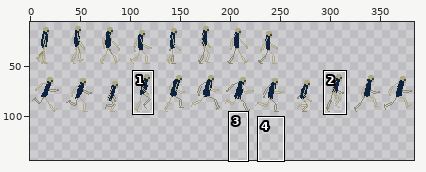
Sprite sheet: Assets/ShrinesAndGraves/Textures/skelly anim.png. Above, an overview of the earlier version with the close-up marked.
Close-up. Before the edit:
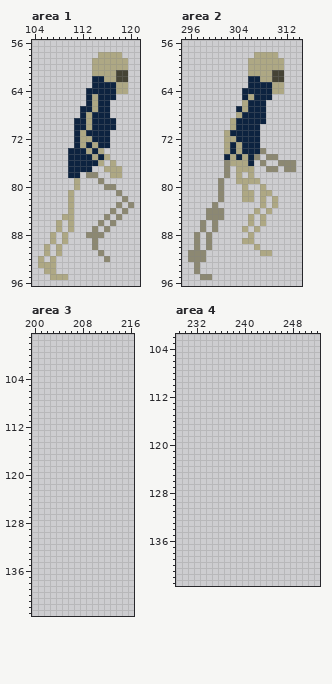
The file is 384x144 pixels. Shown: area 1: x 104..121, y 56..96; area 2: x 295..314, y 56..96; area 3: x 200..216, y 97..143; area 4: x 229..252, y 102..143. The wide view leaves out empty margins. The commit also changed other parts of the picture, which this record leaves out.
Once edited:
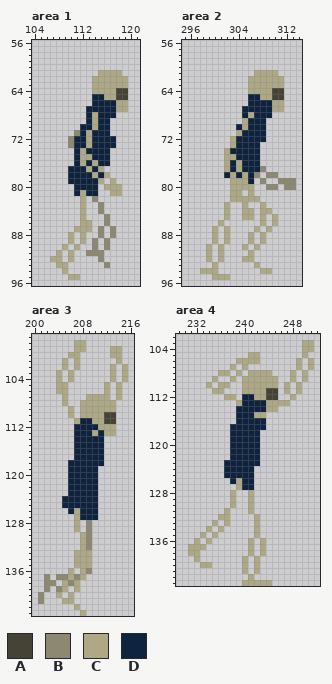
Palette (. is transparent): A #454335  B #8c8872  C #aea884  D #0d2340
The exact change:
Changed rows in their new state; - is an unchanged pixel.
Area 1:
first column x 105:
58 ----------....--
59 ---------......-
60 ---------......-
61 ---------.---C.-
62 ---------CC--CC-
63 ---------CCCC---
64 --------.CCCCAA-
65 --------.D-CCAA-
66 --------.D--DCC-
67 -------.-D--DCC-
68 -------.DC--D---
69 ------..DC--.---
70 ------.-DC--.---
71 ------BDC-------
72 -----B-D----D---
73 -----B-DCD--D---
74 -----.-CD-DD----
75 -----.-CCD-D----
76 -----.-C-CDD.---
77 --------CDC...--
78 -------DDCDC..--
79 -----DDDDDC-C---
80 ------DDDD-CCC--
81 -----.DCDD--CC--
82 -----.-C-B----.-
83 -----.-C--B--.-.
84 -----.-C--B-.-.-
85 ----..-C-----.--
86 ---.-.-CC-.B.---
87 ---.-.CCC.B.B---
88 --.-.C-C..--B---
89 --.-.C-C---B----
90 -.-.C-C----B----
91 -.---C--BB------
92 .--C-C----B.----
93 ...CC------B----
94 -..-C-----------
95 --...CC---------
Area 2:
first column x 296:
58 -----------....---
59 ----------......--
60 ----------......--
61 ----------.---C.--
62 ----------CC--CC--
63 ----------CCCC----
64 ---------.CCCCAA--
65 ---------.D-CCAA--
66 ---------.---DCC--
67 --------.D---DCC--
68 --------.-C--D----
69 -------..C--------
70 -------.-C--D-----
71 ------..C---D-----
72 ------.-----D-----
73 ------.CD---------
74 --------D---.-----
75 ------C--D-D-..---
76 ------CD-D-D.--...
77 ------CD-DDDB..-..
78 ------DCDCDB-BB---
79 -----.-C--D.B--BBB
80 -----.-CC-C-.BB-BB
81 -----.-CC.--..----
82 -----.-CC--C.-.---
83 ----.-C--C----.---
84 ---...C--CC.C-----
85 ---...C--C----C---
86 --.-.C----.---C---
87 --.-C-C--.---C----
88 -.-.C-C-----C-----
89 -.-.C-C--.--C-----
90 -.-C-C---C--------
91 ...C-C----C-..----
92 ...C-C---CC-------
93 -.--C------C------
94 -.CCC-------CC----
95 --..CCC-----------
Area 3:
first column x 201:
 98 ------CC-------
 99 ------CC----CC-
100 -----CC-----CC-
101 ----C-C------C-
102 ----C-C-----C-C
103 ---C-C------C-C
104 ---C-C------C-C
105 ---CC------C-C-
106 ---CC------C-C-
107 ----C---CCCC-C-
108 ----C--CCCCCC--
109 -----C-CCCCCC--
110 -----C-CCCCAA--
111 ------CDDCCAA--
112 ------DDDDCCC--
113 ------DDDCDCC--
114 ------DDDDD----
115 ------DDDDD----
116 ------DDDDD----
117 ------DDDDD----
118 -----DDDDDD----
119 -----DDDDD-----
120 -----DDDDD-----
121 -----DDDDD-----
122 -----DDDDD-----
123 -----DDDDD-----
124 ----DDDDDD-----
125 ----DDDDDD-----
126 -----DCDDD-----
127 ------CDDD-----
128 ------C-B------
129 ------C-B------
130 -------CB------
131 -------CB------
132 -------CB------
133 ------CCC------
134 ------CCC------
135 ------CCC------
136 -----C-CB------
137 -B-BBCBC-------
138 -BB-CBC--------
139 -B-BC-C--------
140 B--C-C---------
141 B---CC---------
142 ------C--------
143 -------C-------
Area 4:
first column x 231:
103 -------------------CC
104 -------------------CC
105 ----------CC-------C-
106 --------CCCC------C-C
107 -------C-C--------C-C
108 -----CC-C-CCCC---C-C-
109 ----C--C-CCCCCC--C-C-
110 ---C-CC--CCCCCC-C-C--
111 ----CC---CCCCAA-C-C--
112 ------CC-DDCCAA--C---
113 --------CDDDDCCCC----
114 --------DDDDDCC------
115 --------DDDCC--------
116 --------DDDDD--------
117 -------DDDDDD--------
118 -------DDDDD---------
119 -------DDDDD---------
120 -------DDDDD---------
121 -------DDDDD---------
122 -------DDDDD---------
123 ------DDDDDD---------
124 ------DDDDD----------
125 ------DDDDD----------
126 -------DCDD----------
127 --------CDD----------
128 -------C--C----------
129 -------C--C----------
130 -------C--C----------
131 ------C---C----------
132 -----CC----C---------
133 ----C-C----C---------
134 ---C-C-----C---------
135 --C-C------C---------
136 -C-C------C-C--------
137 CCC-------C-C--------
138 CC--------C-C--------
139 -C-------C-C---------
140 --CC-----C-C---------
141 ---------C-C---------
142 ----------C----------
143 ---------CCCCC-------
